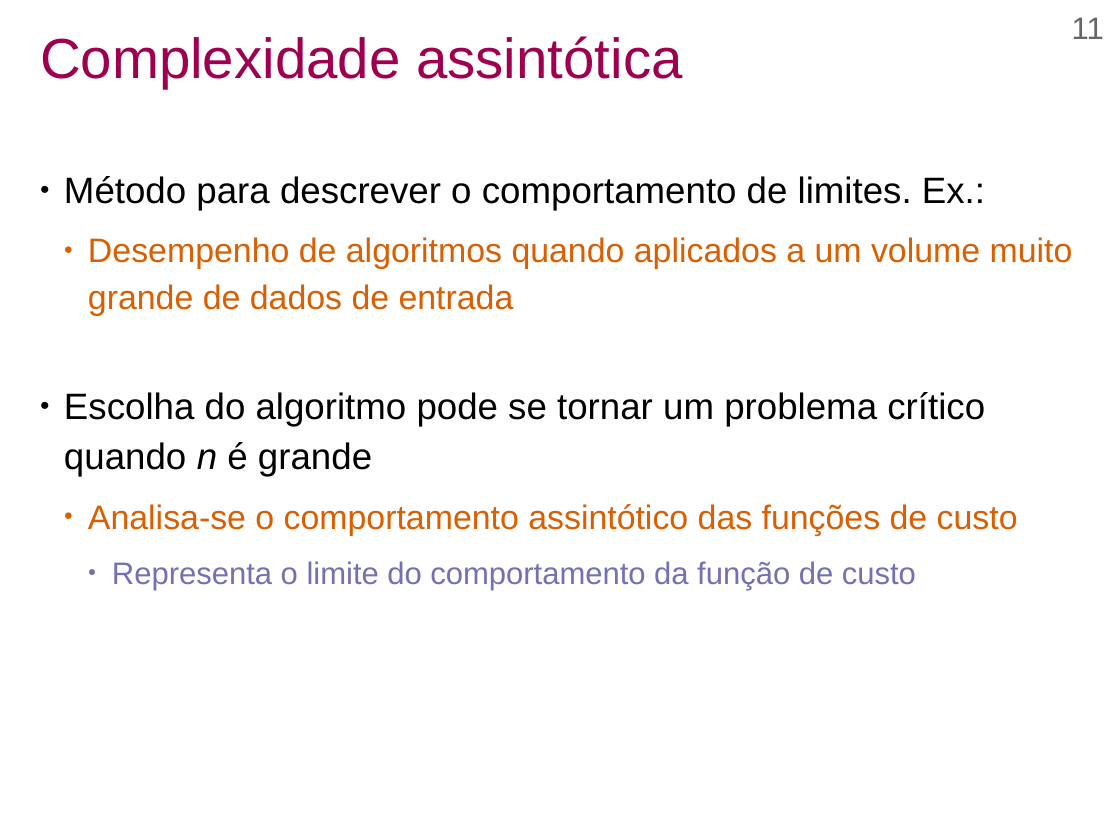
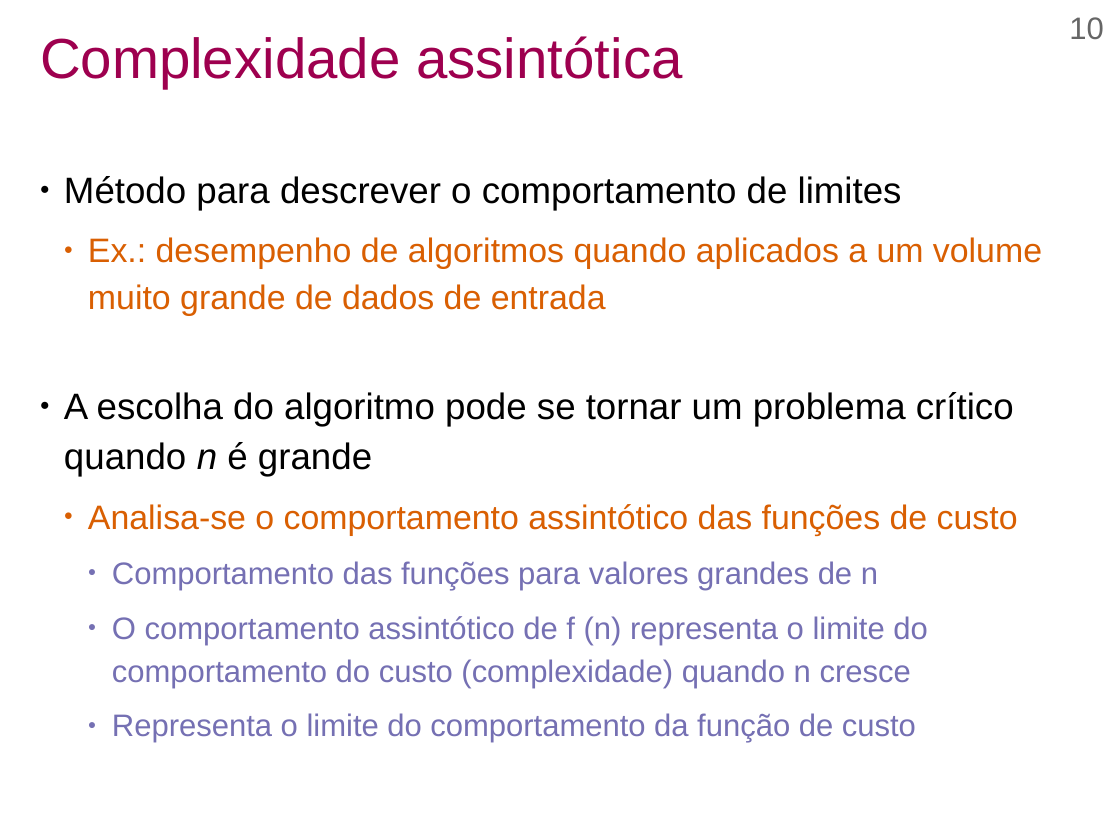
Before and after one commit to efurlanm/teaching, a slide deck: slide 10 of aed/AED-U1S3-Complexidade.odp (slide 11 before the commit). Drawn at 1120x840 pixels with LibreOffice and Linux fonts; fonts in the diff are those of the drawing; background and template pictures are left out. Boxes give left, top, right and bottom in pixels: in the first picture for what was removed or moved away, otherwise in the second. Text is boxed around its words. In the diff, an @@ line names an element or a change of style, - is before the commit and + after.

```diff
--- a/aed/AED-U1S3-Complexidade.odp
+++ b/aed/AED-U1S3-Complexidade.odp
@@ page number at box(1069, 17, 1103, 39): text changed @@
-11
+10
@@ text at box(64, 176, 1042, 477): text changed @@
-● Método para descrever o comportamento de limites. Ex.:
-  ● Desempenho de algoritmos quando aplicados a um volume muito grande de dados de entrada
-● Escolha do algoritmo pode se tornar um problema crítico quando n é grande
+● Método para descrever o comportamento de limites
+  ● Ex.: desempenho de algoritmos quando aplicados a um volume muito grande de dados de entrada
+● A escolha do algoritmo pode se tornar um problema crítico quando n é grande
@@ text at box(112, 561, 927, 688): paragraphs added @@
+    ● Comportamento das funções para valores grandes de n
+    ● O comportamento assintótico de f (n) representa o limite do comportamento do custo (complexidade) quando n cresce
```
Also in this commit, not shown: 6 other slides changed, 1 slide added, 1 slide removed, 1 other file.
